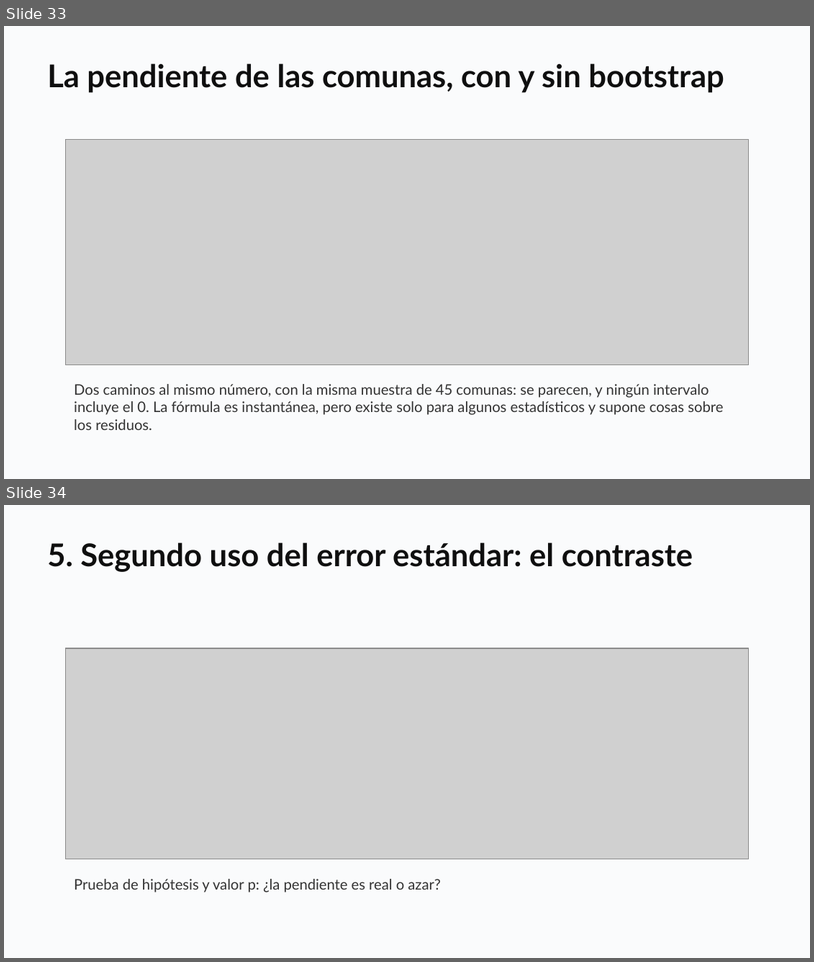
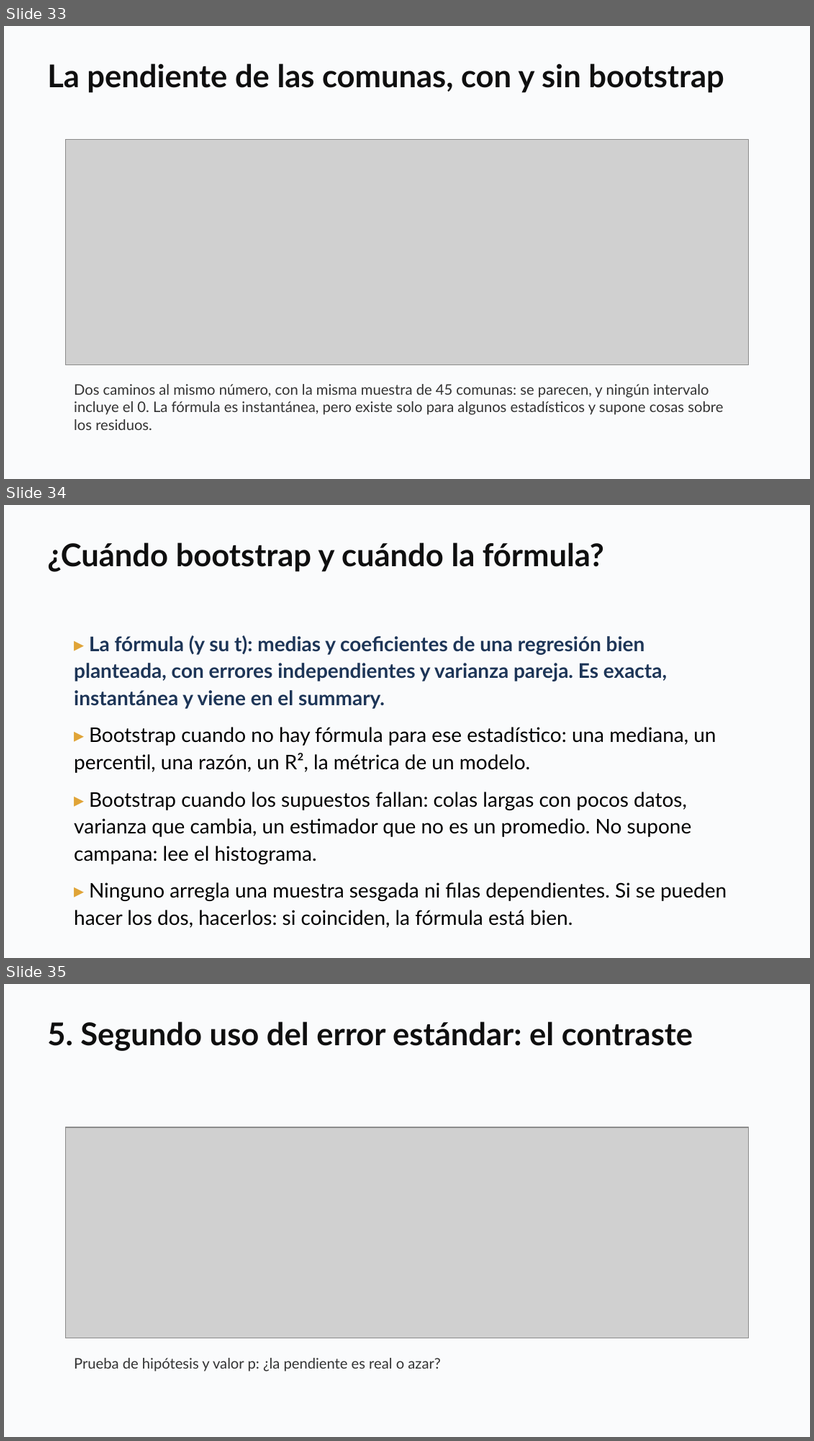
Before and after one commit to daniopitz/diplomado-cdd, a slide deck: presentaciones/clase05_probabilidad_inferencia.pptx. Shown one above the other, each under a label of ours: slides 33 and 34 before the commit, slides 33, 34 and 35 after it. The pictures are 814x962 and 814x1441 pixels, drawn with LibreOffice and Linux fonts; fonts in the diff are those of the drawing; grey boxes stand for pictures. Boxes give left, top, right and bottom in pixels: in the first picture for what was removed or moved away, otherwise in the second. Text is boxed around its words. In the diff, an @@ line names an element or a change of style, - is before the commit and + after.

```diff
--- a/presentaciones/clase05_probabilidad_inferencia.pptx
+++ b/presentaciones/clase05_probabilidad_inferencia.pptx
@@ slide 34 added at [4, 505, 810, 958], background #FFFFFF @@
@@ rectangle added at [4, 505, 810, 958], fill #FAFBFC @@
@@ text added at [47, 542, 604, 572], 28 pt, text #0F0F0F, bold @@
+¿Cuándo bootstrap y cuándo la fórmula?
@@ text added at [74, 635, 727, 928], 18 pt, text #000000 @@
+▸ La fórmula (y su t): medias y coeficientes de una regresión bien planteada, con errores independientes y varianza pareja. Es exacta, instantánea y viene en el summary.
+▸ Bootstrap cuando no hay fórmula para ese estadístico: una mediana, un percentil, una razón, un R², la métrica de un modelo.
+▸ Bootstrap cuando los supuestos fallan: colas largas con pocos datos, varianza que cambia, un estimador que no es un promedio. No supone campana: lee el histograma.
+▸ Ninguno arregla una muestra sesgada ni filas dependientes. Si se pueden hacer los dos, hacerlos: si coinciden, la fórmula está bien.
@@ what was slide 34 is now slide 35 @@
```
Also in this commit, not shown: 3 other files.
